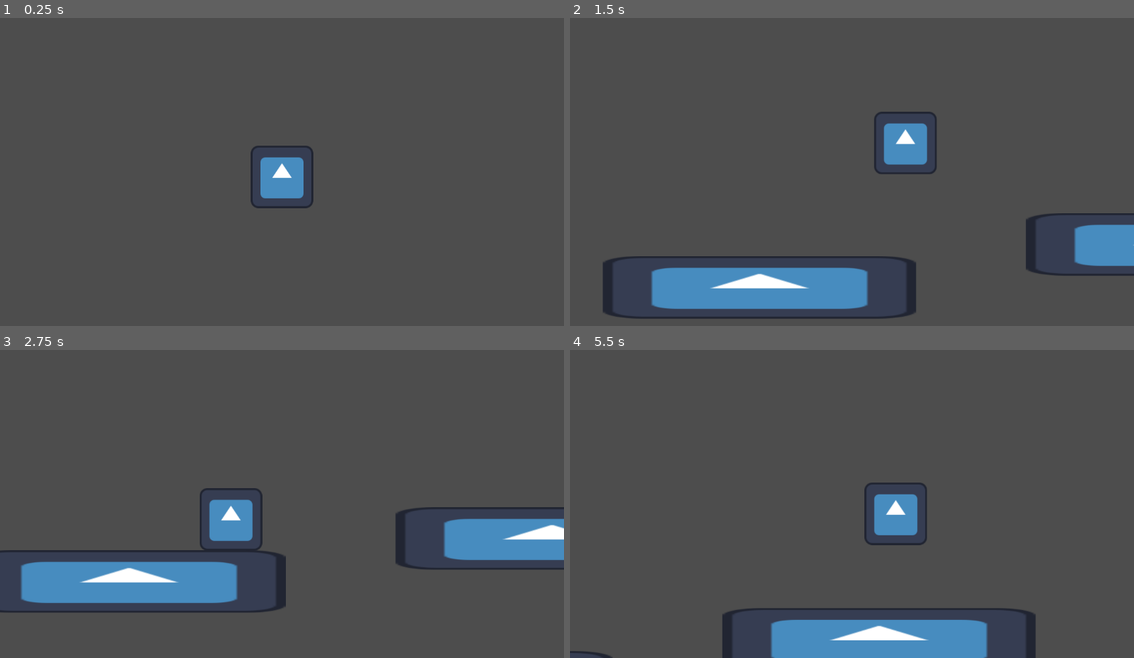
Above: before the commit, frames 1-4 (two rows, left to right).
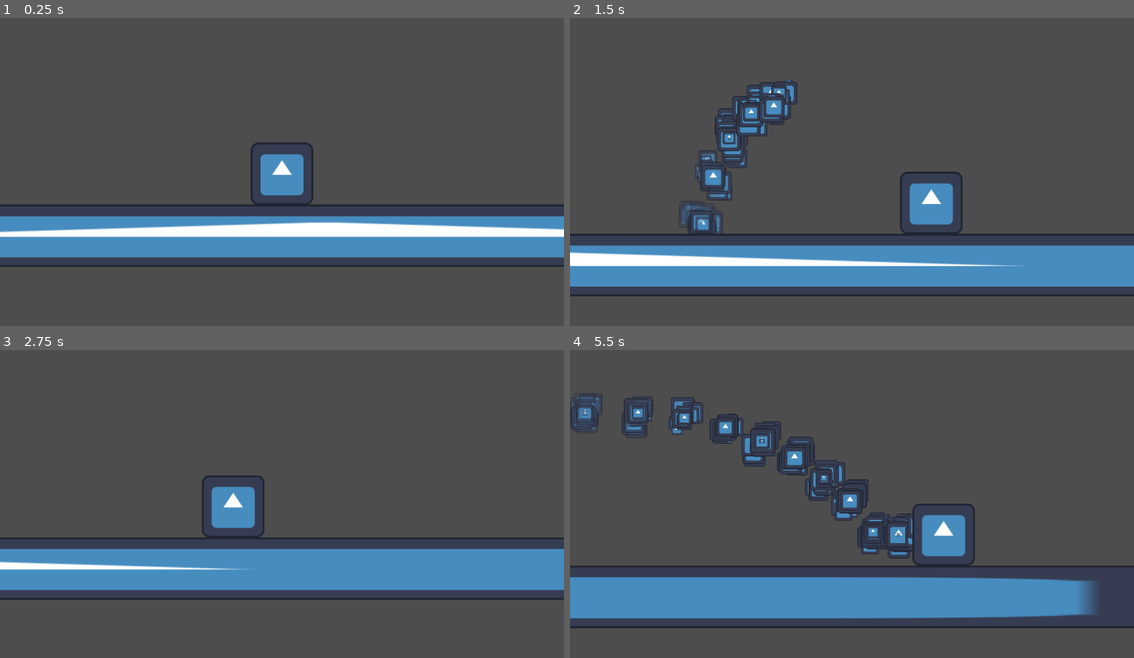
Above: after the commit, the same moments.

Repository: Namaarie/jame-gam-55
Game: Godot game, scene res://main.tscn
The game is run twice, just before and just after one commit, with the same random seed, the same clock (stepped at 60 frames per second) and the same inputs. The engine's default icon, where the game draws it, is replaced by a stand-in: a white triangle on a blue panel in a dark square.
Inputs (mouse positions are in pixels of both pictures, inside the frame that each line leads up to):
- Up to frame 1 (0.25 s): no input
- Up to frame 2 (1.5 s): move the mouse to (976, 150) at 0.52 s; hold D (right) from 0.53 s (still down); click (976, 150) at 0.6 s; tap Space (jump) at 0.77, 1.07 s; right-click (976, 150) at 0.8 s; move the mouse to (739, 184) at 1.27 s; right-click (739, 184) at 1.35 s
- Up to frame 3 (2.75 s): tap Space (jump) at 1.52, 1.55, 1.82 s; move the mouse to (338, 430) at 2.02 s; release D (right) at 2.03 s; hold A (left) from 2.03 s (still down); hold Space (jump) from 2.03 s (still down); click (338, 430) at 2.3 s
- Up to frame 4 (5.5 s): move the mouse to (823, 562) at 2.77 s; release A (left) at 2.78 s; release Space (jump) at 2.78 s; hold D (right) 2.78-4.28 s; click (823, 562) at 2.85 s; tap Space (jump) at 3.02, 3.32, 4.52, 4.82 s; right-click (823, 562) at 3.05 s; move the mouse to (1021, 547) at 3.52 s; hold Space (jump) 3.53-4.28 s; right-click (1021, 547) at 3.6 s; move the mouse to (682, 451) at 4.27 s; hold A (left) 4.28-5.03 s; click (682, 451) at 4.35 s; move the mouse to (880, 500) at 5.02 s; hold D (right) from 5.03 s (still down); right-click (880, 500) at 5.1 s

The runs differ from the first frame. In frame 1, 15% of the frame differs, in the area x 0-100%, y 40-81%; in frame 2, 22%; in frame 3, 17%; in frame 4, 25%, in the area x 0-100%, y 13-100%.

Commit message:
viable character controller

Diff:
--- a/main.tscn
+++ b/main.tscn
@@ -6,11 +6,13 @@
 [node name="Main" type="Node2D"]
 
 [node name="Player" parent="." instance=ExtResource("1_ig7tw")]
+position = Vector2(184, 312)
 
 [node name="Block" parent="." instance=ExtResource("2_0xm2m")]
 position = Vector2(272, 472)
-scale = Vector2(5, 1)
+scale = Vector2(50, 1)
 
 [node name="Block2" parent="." instance=ExtResource("2_0xm2m")]
-position = Vector2(1136, 384)
-scale = Vector2(5, 1)
+position = Vector2(3512, -1216)
+rotation = 1.5707964
+scale = Vector2(50, 1)
--- a/player/player.gd
+++ b/player/player.gd
@@ -1,25 +1,153 @@
 extends CharacterBody2D
+signal player_attacked
+signal player_died
+signal player_dashed
+signal player_jumped
 
+@export var coyote_time := 5.1
+@export var speed := 300.0
+@export var ground_friction := 300.0
+@export var air_resistance := 150.0
+@export var jump_velocity := 300.0
+@export var gravity_multiplier := 2.0
+@export var max_variable_jump_frames := 15
+@export var dash_strength := 600.0
+@export var dash_cooldown := 5.0
+@export var wall_climb_strength := 0.5
+@export var has_double_jump := false
+@export var has_dash := false
+@export var input_buffer_frames := 15
 
-const SPEED = 600.0
-const JUMP_VELOCITY = -600.0
+var input_buffers := {}
+var in_coyote_time := false
+var coyote_time_reset := true
+var cur_variable_jump_frames := -1
+var can_double_jump := false
+var can_wall_jump := false
 
+# TODO: Variable jump height (done)
+# TODO: double jump (done)
+# TODO: tune player physics
+# TODO: coyote time (done)
+# TODO: input buffering (done)
+# TODO: dash (done)
+# TODO: attack (need to implement rest of damage and hitbox system)
+# TODO: wall jump, wall climb (sorta done)
+# TODO: action economy (doing things takes 'time')
+
+func _ready() -> void:
+	cur_variable_jump_frames = max_variable_jump_frames
+	($CoyoteTimer as Timer).timeout.connect(end_coyote_time)
+	player_jumped.connect(end_coyote_time)
+
+func start_coyote_time() -> void:
+	if coyote_time_reset:
+		in_coyote_time = true
+		($CoyoteTimer as Timer).start(coyote_time)
+
+func end_coyote_time() -> void:
+	in_coyote_time = false
+	coyote_time_reset = false
+
+func _input(event: InputEvent) -> void:
+	if event is InputEventMouseMotion: return
+
+	input_buffers[event.as_text()] = input_buffer_frames
+
+func handle_dash(delta: float) -> void:
+	if Input.is_action_just_pressed("secondary") and has_dash and ($DashTimer as Timer).is_stopped():
+		# do dash
+		player_dashed.emit()
+		($DashTimer as Timer).start(dash_cooldown)
+		var dir := global_position.direction_to(get_global_mouse_position())
+		($DashTrail as GPUParticles2D).emitting = true
+		velocity = dir.normalized() * dash_strength / delta
+
+func handle_attack(delta: float) -> void:
+	if Input.is_action_just_pressed("primary"):
+		# TODO: attack
+		player_attacked.emit()
+
+func handle_jump(delta: float) -> void:
+	# Handle jump.
+	if Input.is_action_just_pressed("jump") and (is_on_floor() or in_coyote_time or can_double_jump or can_wall_jump):
+		# jump event
+		player_jumped.emit()
+
+		cur_variable_jump_frames = max_variable_jump_frames
+
+		# double jump if we're not on floor and can double jump
+		if can_double_jump and !is_on_floor() and !is_on_wall():
+			can_double_jump = false
+
+		# wall jumping
+		if can_wall_jump and is_on_wall_only():
+			can_wall_jump = false
+
+		# if jump was made in coyote time, then end coyote time
+		if in_coyote_time:
+			end_coyote_time()
+
+		# update velocity for jump
+		velocity.y = -(jump_velocity / delta)
+
+func hit_ground() -> void:
+	# reset coyote time if is on floor
+	coyote_time_reset = true
+	can_wall_jump = false
+	if has_double_jump:
+		can_double_jump = true
+	cur_variable_jump_frames += 1
+	if cur_variable_jump_frames > max_variable_jump_frames:
+		cur_variable_jump_frames = max_variable_jump_frames
+
+func update_input_buffer() -> void:
+	# update input buffer
+	for input: String in input_buffers:
+		input_buffers[input] -= 1
+		if input_buffers[input] < 0:
+			input_buffers.erase(input)
 
 func _physics_process(delta: float) -> void:
-	# Add the gravity.
-	if not is_on_floor():
-		velocity += get_gravity() * delta
+	update_input_buffer()
 
-	# Handle jump.
-	if Input.is_action_just_pressed("jump") and is_on_floor():
-		velocity.y = JUMP_VELOCITY
+	if is_on_floor():
+		hit_ground()
+		velocity = velocity.move_toward(Vector2.ZERO, ground_friction * delta * velocity.length())
+	else:
+		# Add the gravity.
+		velocity += get_gravity() * delta * gravity_multiplier
+		velocity = velocity.move_toward(Vector2.ZERO, air_resistance * delta * velocity.length())
 
 	# Get the input direction and handle the movement/deceleration.
 	# As good practice, you should replace UI actions with custom gameplay actions.
 	var direction := Input.get_axis("left", "right")
 	if direction:
-		velocity.x = direction * SPEED
+		velocity.x += direction * speed
+
+	handle_jump(delta)
+	handle_dash(delta)
+	handle_attack(delta)
+
+	if velocity.y > 0:
+		# if falling, start counting down coyote time
+		start_coyote_time()
+
+		# wall climbing
+		if is_on_wall():
+			var wall_dir := signf(get_wall_normal().x) * -1.0
+			if sign(direction) == wall_dir:
+				velocity.y *= wall_climb_strength
+				can_wall_jump = true
+			else:
+				can_wall_jump = false
+	elif velocity.y < 0:
+		# jumping/climbing
+		if Input.is_action_pressed("jump") and cur_variable_jump_frames > 0:
+			cur_variable_jump_frames -= 1
+			velocity -= get_gravity() * delta * gravity_multiplier
 	else:
-		velocity.x = move_toward(velocity.x, 0, SPEED)
+		# if velocity.y = 0, not moving
+		pass
 
 	move_and_slide()
--- a/player/player.tscn
+++ b/player/player.tscn
@@ -6,12 +6,49 @@
 [sub_resource type="RectangleShape2D" id="RectangleShape2D_g1dw6"]
 size = Vector2(128, 127)
 
+[sub_resource type="Curve" id="Curve_rkbax"]
+_data = [Vector2(0, 1), 0.0, 0.0, 0, 0, Vector2(0.5833333, 1), 0.0, 0.0, 0, 0, Vector2(1, 0), 0.0, 0.0, 0, 0]
+point_count = 3
+
+[sub_resource type="CurveTexture" id="CurveTexture_g1dw6"]
+curve = SubResource("Curve_rkbax")
+
+[sub_resource type="ParticleProcessMaterial" id="ParticleProcessMaterial_yw30f"]
+particle_flag_disable_z = true
+radial_velocity_min = 499.99997
+radial_velocity_max = 499.99997
+gravity = Vector3(0, 98, 0)
+scale_min = 0.0
+scale_max = 0.39999998
+alpha_curve = SubResource("CurveTexture_g1dw6")
+
 [node name="Player" type="CharacterBody2D"]
 script = ExtResource("1_oul6g")
+coyote_time = 0.1
+speed = 100.0
+ground_friction = 10.0
+air_resistance = 7.0
+jump_velocity = 30.0
+gravity_multiplier = 10.0
+max_variable_jump_frames = 10
+dash_strength = 50.0
+dash_cooldown = 1.0
+wall_climb_strength = 0.75
+has_double_jump = true
+has_dash = true
 
 [node name="CollisionShape2D" type="CollisionShape2D" parent="."]
 position = Vector2(0, -0.5)
 shape = SubResource("RectangleShape2D_g1dw6")
+
+[node name="DashTrail" type="GPUParticles2D" parent="."]
+emitting = false
+amount = 500
+texture = ExtResource("2_rkbax")
+lifetime = 0.5
+one_shot = true
+explosiveness = 0.15
+process_material = SubResource("ParticleProcessMaterial_yw30f")
 
 [node name="Sprite2D" type="Sprite2D" parent="."]
 texture = ExtResource("2_rkbax")
@@ -20,3 +57,9 @@
 process_callback = 0
 position_smoothing_enabled = true
 rotation_smoothing_enabled = true
+
+[node name="CoyoteTimer" type="Timer" parent="."]
+one_shot = true
+
+[node name="DashTimer" type="Timer" parent="."]
+one_shot = true
Not shown: 1 places in player/player.tscn that only renumber resources
Not shown, added: player/player.tscn2779428980.tmp
